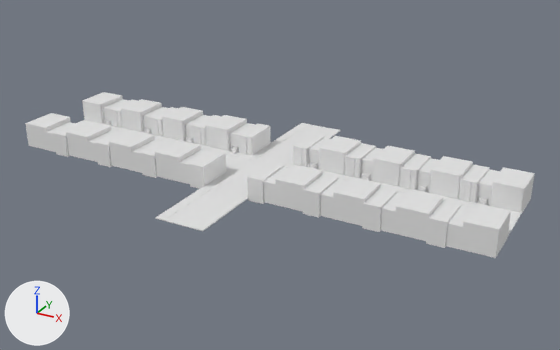
An edit to the Blender file Assets/Environments/00_Street.blend, drawn before and after from the same camera.
The view is the same before and after, from a 50 mm lens placed at (127.3, -216.9, 107.7), pointed at (7.2, 1.4, -1.5). Lighting does not change. The marker at lower left points along +X, +Y and +Z.

Names of what the first picture shows: 'Building 1', 'Street'.
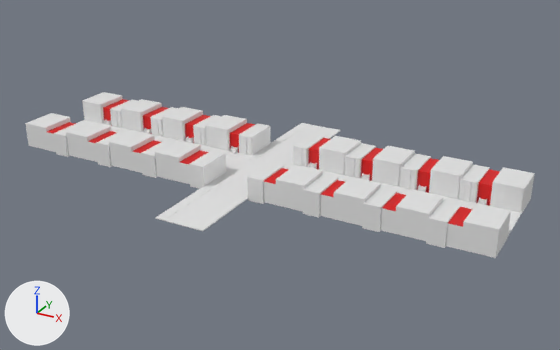
The change, as a list of edits to the scene's bpy script:
```text
Add mat_brick:
    mat_brick = principled_material('Brick')
    mat_brick.base_color = (0.715, 0.000711, 0.000961)  # red #dc0203
Add mat_stone:
    mat_stone = principled_material('Stone')
    mat_stone.base_color = (0.8, 0.8, 0.8)  # white #e7e7e7
    mat_stone.roughness = 0.4
Add mat_gothic:
    mat_gothic = principled_material('Gothic')
    mat_gothic.base_color = (0.8, 0.8, 0.8)  # white #e7e7e7
Change me_cube_002:
    where me_cube_002.from_pydata(...)  # 2432 vertices, 1984 faces; spans x -89.0..89.0, y -23.0..22.0, z -1.0..8.0
    used by ob_building_1; location = (0.0, 0.5, 0.0)
    me_cube_002 part 1: 48 of the faces centred in x -78.0..-15.0, y -16.0..15.0, z 0.0..7.0 switch from no material to mat_brick (red #dc0203)
    me_cube_002 part 2: 48 of the faces centred in x 15.0..78.0, y -16.0..15.0, z 0.0..7.0 switch from no material to mat_brick (red #dc0203)
    add me_cube_002.materials.append(mat_gothic)  # white #e7e7e7
    add me_cube_002.materials.append(mat_stone)  # white #e7e7e7
    add me_cube_002.materials.append(mat_concrete)  # white #e7e7e7
```

What differs and where, as boxes [x1, y1, x2, y2] in the pictures (560 x 350 px):
part 1 of me_cube_002, recoloured (white to red): [47, 99, 255, 164] in both
part 2 of me_cube_002, recoloured (white to red): [264, 138, 500, 227] in both
